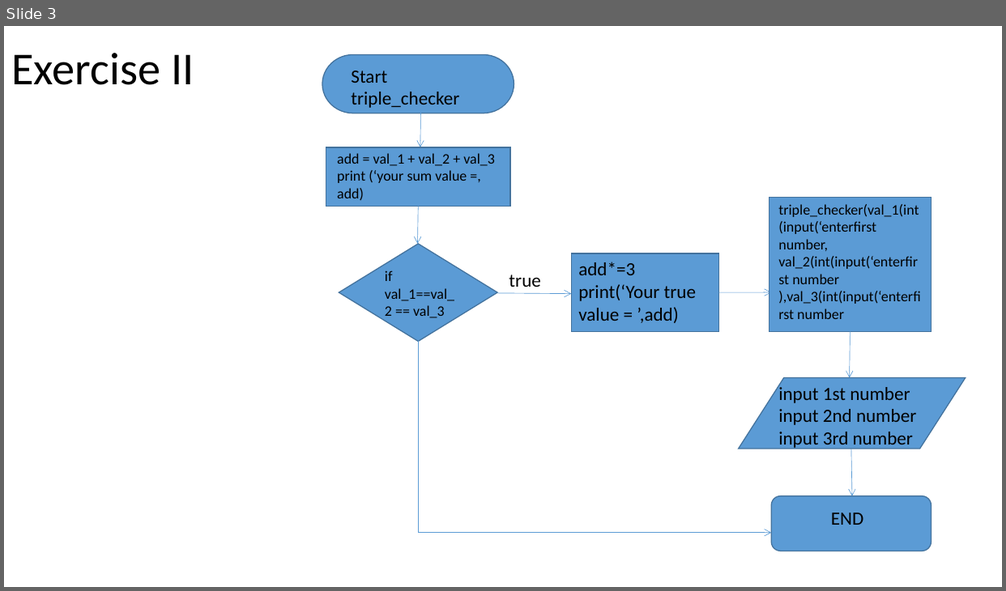
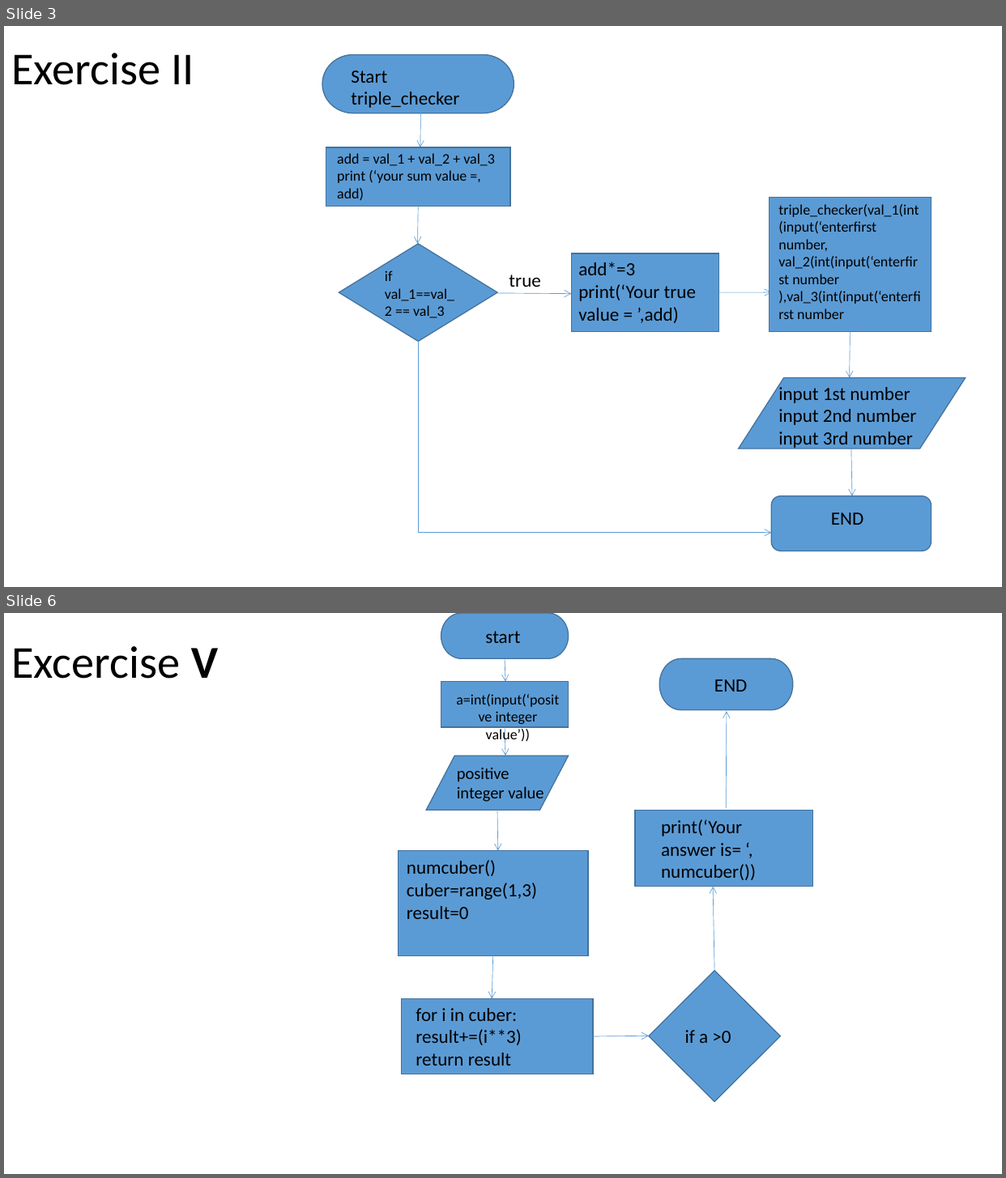
Before and after one commit to ehianeoigiagbepau/ehianeCSC102, a slide deck: flowchart for lab practice 1.pptx. Shown one above the other, each under a label of ours: slide 3 before the commit, slides 3 and 6 after it; the slides between them are not shown. The pictures are 1006x591 and 1006x1178 pixels, drawn with LibreOffice and Linux fonts; fonts in the diff are those of the drawing. Boxes give left, top, right and bottom in pixels: in the first picture for what was removed or moved away, otherwise in the second. Text is boxed around its words. In the diff, an @@ line names an element or a change of style, - is before the commit and + after.

```diff
--- a/flowchart for lab practice 1.pptx
+++ b/flowchart for lab practice 1.pptx
@@ slide 6 added at (x1=4, y1=613, x2=1002, y2=1174), background #FFFFFF @@
@@ pill shape added at (x1=441, y1=613, x2=569, y2=658), fill #5B9BD5, outline #43739E 1 pt @@
@@ text added at (x1=485, y1=631, x2=520, y2=643), 18 pt, text #000000 @@
+start
@@ title added at (x1=11, y1=646, x2=218, y2=679), 44 pt, text #000000 @@
+Excercise V
@@ arrow added from (505, 658) to (505, 682), #5B9BD5 0.5 pt @@
@@ pill shape added at (x1=660, y1=658, x2=793, y2=710), fill #5B9BD5, outline #43739E 1 pt @@
@@ rectangle added at (x1=441, y1=682, x2=569, y2=727), fill #5B9BD5, outline #43739E 1 pt @@
@@ text added at (x1=714, y1=679, x2=747, y2=692), 18 pt, text #000000 @@
+END
@@ text added at (x1=456, y1=694, x2=559, y2=743), 14 pt, text #000000 @@
+a=int(input(‘positve integer value’))
@@ arrow added from (505, 727) to (505, 756), #5B9BD5 0.5 pt @@
@@ arrow added from (727, 808) to (727, 711), #5B9BD5 0.5 pt @@
@@ flow chart input output added at (x1=426, y1=756, x2=569, y2=811), fill #5B9BD5, outline #43739E 1 pt @@
@@ text added at (x1=457, y1=768, x2=543, y2=802), 16 pt, text #000000 @@
+positive integer value
@@ arrow added from (497, 810) to (498, 851), #5B9BD5 0.5 pt @@
@@ rectangle added at (x1=635, y1=810, x2=813, y2=886), fill #5B9BD5, outline #43739E 1 pt @@
@@ text added at (x1=661, y1=820, x2=756, y2=880), 18 pt, text #000000 @@
+print(‘Your answer is= ‘, numcuber())
@@ rectangle added at (x1=398, y1=851, x2=588, y2=956), fill #5B9BD5, outline #43739E 1 pt @@
@@ text added at (x1=407, y1=860, x2=537, y2=919), 18 pt, text #000000 @@
+numcuber()
+cuber=range(1,3)
+result=0
@@ arrow added from (714, 971) to (713, 887), #5B9BD5 0.5 pt @@
@@ arrow added from (493, 956) to (492, 999), #5B9BD5 0.5 pt @@
@@ diamond added at (x1=649, y1=971, x2=780, y2=1102), fill #5B9BD5, outline #43739E 1 pt @@
@@ rectangle added at (x1=402, y1=999, x2=593, y2=1075), fill #5B9BD5, outline #43739E 1 pt @@
@@ text added at (x1=415, y1=1008, x2=521, y2=1066), 18 pt, text #000000 @@
+for i in cuber:
+result+=(i**3)
+return result
@@ arrow added from (593, 1037) to (649, 1036), #5B9BD5 0.5 pt @@
@@ text added at (x1=685, y1=1030, x2=731, y2=1043), 18 pt, text #000000 @@
+if a >0
```
Also in this commit, not shown: 1 slide changed, 2 other slides added.
